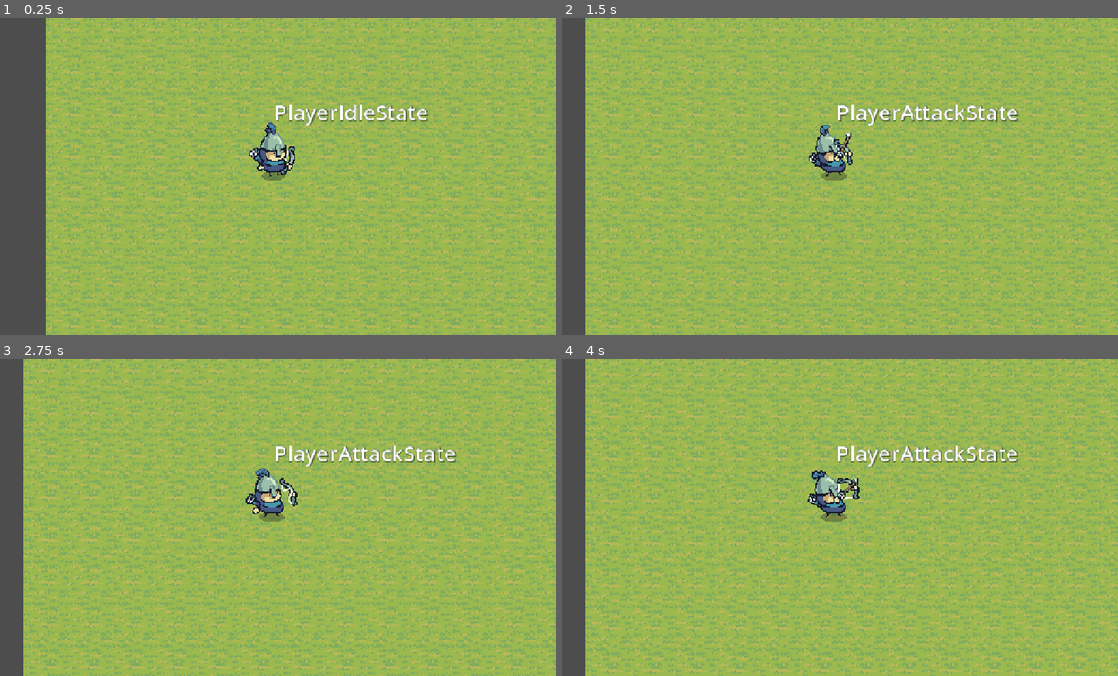
Above: before the commit, frames 1-4 (two rows, left to right).
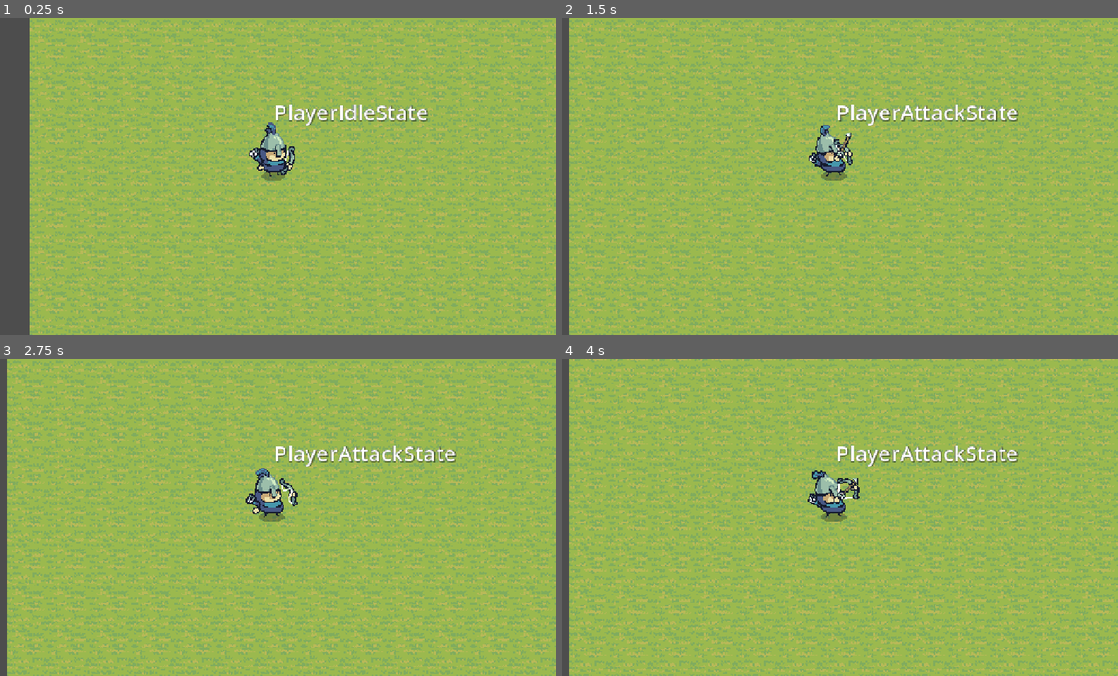
Above: after the commit, the same moments.

Repository: nidal1/rpg
Game: Godot game, scene res://scenes/world/world.tscn
Same seed, same stepped clock (60 frames per second), same inputs: the game is played once before the commit and once after it.
Inputs (mouse positions are in pixels of both pictures, inside the frame that each line leads up to):
- Up to frame 1 (0.25 s): no input
- Up to frame 2 (1.5 s): move the mouse to (962, 160) at 0.52 s; hold D (move_right) 0.53-1.28 s; click (962, 160) at 0.67 s; move the mouse to (723, 192) at 1.27 s; hold S (move_down) from 1.28 s (still down)
- Up to frame 3 (2.75 s): move the mouse to (328, 447) at 2.02 s; release S (move_down) at 2.03 s; hold D (move_right) from 2.03 s (still down)
- Up to frame 4 (4 s): move the mouse to (806, 580) at 2.77 s; release D (move_right) at 2.78 s; hold W (move_up) 2.78-3.53 s; click (806, 580) at 2.92 s; move the mouse to (1006, 565) at 3.52 s; hold A (move_left) from 3.53 s (still down)

The runs differ from the first frame. In frame 1, 46% of the frame differs, in the area x 5-100%, y 0-100%; in frame 2, 48%; in frame 3, 48%; in frame 4, 49%, in the area x 1-100%, y 0-100%.

Commit message:
fix: remove DetectionZone monitoring key from the attack1_left and attack1_right animation

Diff:
--- a/scenes/entities/player/archer.tscn
+++ b/scenes/entities/player/archer.tscn
@@ -205,18 +205,6 @@
 "method": &"_on_animation_editor_arrow_attack"
 }]
 }
-tracks/4/type = "value"
-tracks/4/imported = false
-tracks/4/enabled = true
-tracks/4/path = NodePath("DetectionZone:monitoring")
-tracks/4/interp = 1
-tracks/4/loop_wrap = true
-tracks/4/keys = {
-"times": PackedFloat32Array(0, 1.8000001),
-"transitions": PackedFloat32Array(1, 1),
-"update": 1,
-"values": [true, false]
-}
 
 [sub_resource type="Animation" id="Animation_ycx6y"]
 resource_name = "attack1_right"
@@ -270,18 +258,6 @@
 "args": [],
 "method": &"_on_animation_editor_arrow_attack"
 }]
-}
-tracks/4/type = "value"
-tracks/4/imported = false
-tracks/4/enabled = true
-tracks/4/path = NodePath("DetectionZone:monitoring")
-tracks/4/interp = 1
-tracks/4/loop_wrap = true
-tracks/4/keys = {
-"times": PackedFloat32Array(0, 1.8000001),
-"transitions": PackedFloat32Array(1, 1),
-"update": 1,
-"values": [true, false]
 }
 
 [sub_resource type="Animation" id="Animation_cdk6h"]
@@ -553,7 +529,6 @@
 position = Vector2(0, -33)
 sprite_frames = SubResource("SpriteFrames_jd30i")
 animation = &"attack1_right"
-flip_h = true
 
 [node name="AnimationPlayer" type="AnimationPlayer" parent="." index="7" unique_id=1048694170]
 libraries/ = SubResource("AnimationLibrary_jbr1l")
--- a/scenes/world/world.tscn
+++ b/scenes/world/world.tscn
@@ -2,7 +2,7 @@
 
 [ext_resource type="Texture2D" uid="uid://j2pv12plc4qe" path="res://assets/tilesets/Tilemap_color1.png" id="1_dphjl"]
 [ext_resource type="PackedScene" uid="uid://b6og01if5qj0d" path="res://scenes/entities/player/archer.tscn" id="2_sl2e5"]
-[ext_resource type="PackedScene" uid="uid://l3moteyljj7e" path="res://scenes/entities/enemies/goblin.tscn" id="3_1fp7r"]
+[ext_resource type="PackedScene" uid="uid://bqqhkgwtk31y3" path="res://scenes/entities/enemies/enemies_spawner.tscn" id="3_1fp7r"]
 
 [sub_resource type="NavigationPolygon" id="NavigationPolygon_1fp7r"]
 vertices = PackedVector2Array(32, 32, -32, 32, -32, -32, 32, -32)
@@ -79,8 +79,8 @@
 tile_map_data = PackedByteArray("AAAAAAAAAAABAAEAAAAAAAEAAAABAAEAAAAAAAIAAAABAAEAAAAAAAMAAAABAAEAAAAAAAQAAAABAAEAAAAAAA …(10560 unchanged characters)…
 tile_set = SubResource("TileSet_1fp7r")
 
-[node name="Goblin" parent="." unique_id=137015845 instance=ExtResource("3_1fp7r")]
-position = Vector2(880, 344)
+[node name="Archer" parent="." unique_id=1846937653 instance=ExtResource("2_sl2e5")]
+position = Vector2(368, 344)
 
-[node name="Archer" parent="." unique_id=1846937653 instance=ExtResource("2_sl2e5")]
-position = Vector2(344, 320)
+[node name="EnemiesSpawner" parent="." unique_id=1617310678 instance=ExtResource("3_1fp7r")]
+position = Vector2(912, 336)
